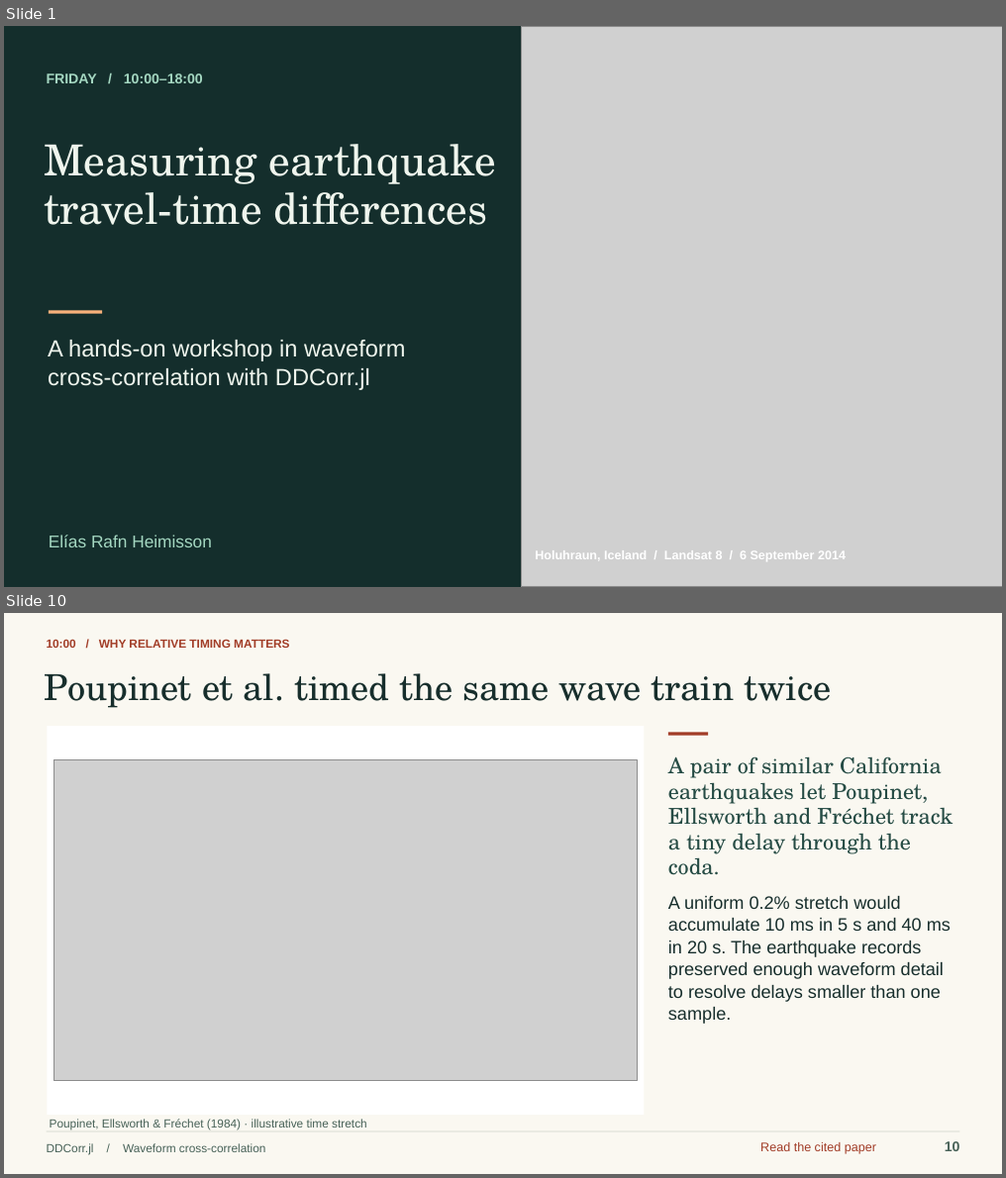
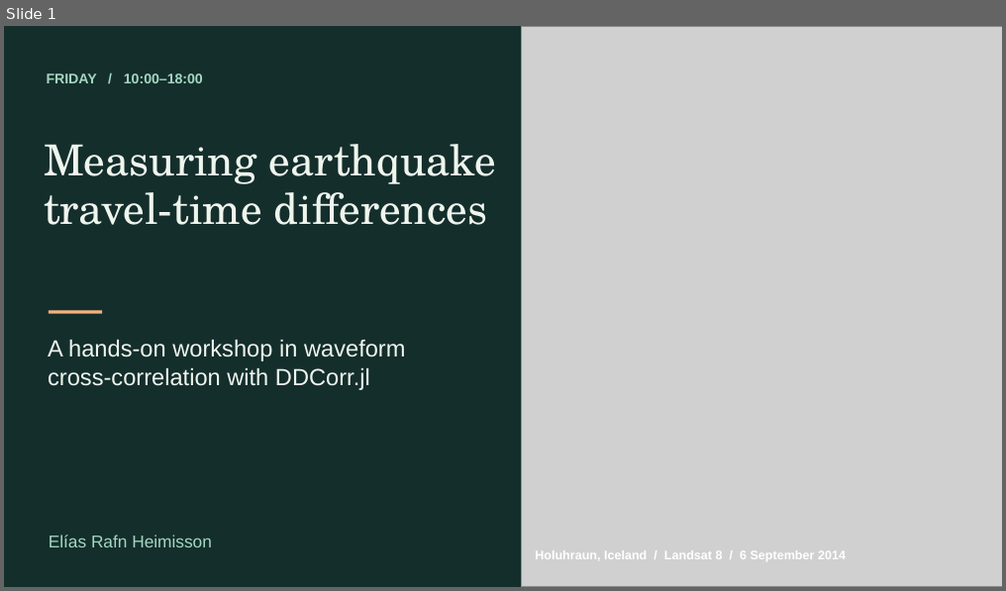
Before and after one commit to eliasrh/DDCorr.jl, a slide deck: teaching/DDCorr_minicourse.pptx. Shown one above the other, each under a label of ours: slides 1 and 10 before the commit, slide 1 after it; the slides between them are not shown. The pictures are 1006x1178 and 1006x591 pixels, drawn with LibreOffice and Linux fonts; fonts in the diff are those of the drawing; grey boxes stand for pictures. Boxes give left, top, right and bottom in pixels: in the first picture for what was removed or moved away, otherwise in the second. Text is boxed around its words. In the diff, an @@ line names an element or a change of style, - is before the commit and + after.

Commit message:
Teach the full Friday DDCorr lab with Bárðarbunga field recordings
Walk through the Iceland report, distinguish fitted lags from sampled coefficients, and reserve the last two hours for participants’ own SAC data.

```diff
--- a/teaching/DDCorr_minicourse.pptx
+++ b/teaching/DDCorr_minicourse.pptx
@@ slide 10 removed at [4,613,1002,1174], background #FAF8F1 @@
@@ text removed at [47,640,289,648] @@
-10:00 / WHY RELATIVE TIMING MATTERS
@@ text removed at [45,673,832,708] @@
-Poupinet et al. timed the same wave train twice
@@ rectangle removed at [47,726,645,1115] @@
@@ picture removed at [54,760,638,1081] @@
@@ rectangle removed at [668,732,709,735] @@
@@ text removed at [668,757,942,778] @@
-A pair of similar California
@@ text removed at [668,777,928,804] @@
-earthquakes let Poupinet,
@@ text removed at [668,803,952,825] @@
-Ellsworth and Fréchet track
@@ text removed at [668,833,911,855] @@
-a tiny delay through the
@@ text removed at [668,853,720,875] @@
-coda.
@@ text removed at [668,896,900,909] @@
-A uniform 0.2% stretch would
@@ text removed at [668,918,950,931] @@
-accumulate 10 ms in 5 s and 40 ms
@@ text removed at [668,941,921,958] @@
-in 20 s. The earthquake records
@@ text removed at [668,962,944,979] @@
-preserved enough waveform detail
@@ text removed at [668,985,941,1002] @@
-to resolve delays smaller than one
@@ text removed at [668,1007,731,1024] @@
-sample.
@@ rectangle removed at [46,1132,960,1133] @@
@@ text removed at [47,1144,266,1156] @@
-DDCorr.jl / Waveform cross-correlation
@@ text removed at [50,1119,367,1131] @@
-Poupinet, Ellsworth & Fréchet (1984) · illustrative time stretch
@@ text removed at [760,1143,876,1155] @@
-Read the cited paper
@@ text removed at [944,1142,960,1152] @@
-10
```
Also in this commit, not shown: 2 slides changed, 86 slides added, 79 other slides removed, 48 other files.
